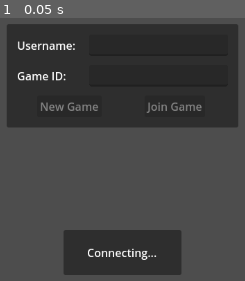
Above: before the commit, frame 1.
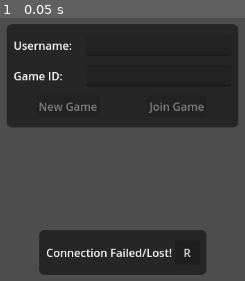
Above: after the commit, the same moment.

Repository: AndreaTerenz/TicTacToe
Game: Godot game, scene res://Main.tscn
Two runs of this game, one before a commit and one after it. Both use one fixed random seed, a clock stepped at 60 frames per second and the inputs below.
Inputs:
- Up to frame 1 (0.05 s): no input

The runs differ from the first frame. In frame 1, 6.0% of the frame differs, in the area x 2-98%, y 2-98%.

Commit message:
Way better netcode

Diff:
--- a/Globals.gd
+++ b/Globals.gd
@@ -1,4 +1,85 @@
 extends Node
 
+signal socket_connected(url)
+signal socket_closed(code, reason)
+signal socket_received(data)
+signal socket_connect_failed
+
+var hostname := "127.0.0.1:5000"
+var ws_route := "/game-socket"
+# False only for local server
+var wss := false
+
+var in_game_scn := preload("res://InGame.tscn")
 var username := ""
 var lobby_id := ""
+var players : Array = []
+var awaiting_ok := false
+var socket := WebSocket.new()
+
+func _ready():
+	print("ONGABONGA")
+
+	socket.autoconnect_mode = WebSocket.AUTOCONNECT_MODE.PARENT_READY
+	add_child(socket)
+
+	socket.host = hostname
+	socket.route = ws_route
+	socket.use_WSS = wss
+
+	socket.connected.connect(_on_web_socket_connected)
+	socket.closed.connect(_on_web_socket_closed)
+	socket.received.connect(_on_web_socket_received)
+	socket.connect_failed.connect(_on_web_socket_connect_failed)
+
+func _on_web_socket_connected(url):
+	print("Socket connected to %s" % [url])
+	socket_connected.emit(url)
+
+func _on_web_socket_closed(code, reason):
+	awaiting_ok = false
+	print("WebSocket closed with code: %d, reason '%s'. Clean: %s" % [code, reason, code != -1])
+	socket_closed.emit(code, reason)
+
+func _on_web_socket_received(data: PackedByteArray):
+	print(data)
+	if data != null and len(data) > 0:
+		socket_received.emit(data)
+		var data_str : String = data.get_string_from_ascii()
+		print("Received: %s" % data_str)
+		var data_json : Dictionary = JSON.parse_string(data_str)
+
+		if awaiting_ok:
+			awaiting_ok = false
+
+			if data_str != "":
+				Globals.lobby_id = data_json["lobby_id"]
+				Globals.players = data_json["players"]
+
+				get_tree().change_scene_to_packed(in_game_scn)
+
+func _on_web_socket_connect_failed():
+	print("Socket failed to connect to server")
+	socket_connect_failed.emit()
+
+func send_new_game(uname):
+	username = uname
+	socket.send_dict({
+		"type": "NEW_GAME",
+		"body": {
+			"user_id": username,
+		}
+	})
+	awaiting_ok = true
+
+func send_join_game(uname, lobby):
+	username = uname
+	lobby_id = lobby
+	socket.send_dict({
+		"type": "JOIN_GAME",
+		"body": {
+			"user_id": username,
+			"lobby_id": lobby_id,
+		}
+	})
+	awaiting_ok = true
--- a/InGame.tscn
+++ b/InGame.tscn
@@ -1,17 +1,31 @@
-[gd_scene load_steps=3 format=3 uid="uid://dsk2hw0maog87"]
+[gd_scene load_steps=4 format=3 uid="uid://dsk2hw0maog87"]
 
 [sub_resource type="GDScript" id="GDScript_g2x5t"]
 script/source = "extends Control
 
 @onready var id_label = %IDLabel
+@onready var players_list = %PlayersList
+@onready var web_socket = %WebSocket
+
 
 # Called when the node enters the scene tree for the first time.
 func _ready():
 	id_label.text = \"Lobby ID: %s\" % Globals.lobby_id
+
+	for p in Globals.players:
+		add_player(p)
+
+func add_player(p_name: String):
+	var lbl := Label.new()
+	lbl.text = p_name
+	players_list.add_child(lbl)
 "
 
 [sub_resource type="LabelSettings" id="LabelSettings_2td2f"]
 font_size = 28
+
+[sub_resource type="LabelSettings" id="LabelSettings_b887h"]
+font_size = 22
 
 [node name="Control" type="Control"]
 layout_mode = 3
@@ -33,14 +47,33 @@
 offset_bottom = 79.0
 grow_horizontal = 2
 
-[node name="MarginContainer" type="MarginContainer" parent="PanelContainer"]
-layout_mode = 2
-theme_override_constants/margin_left = 15
-theme_override_constants/margin_right = 15
-
-[node name="IDLabel" type="Label" parent="PanelContainer/MarginContainer"]
+[node name="IDLabel" type="Label" parent="PanelContainer"]
 unique_name_in_owner = true
 layout_mode = 2
 text = "Lobby ID: ---"
 label_settings = SubResource("LabelSettings_2td2f")
 horizontal_alignment = 1
+
+[node name="PanelContainer2" type="PanelContainer" parent="."]
+layout_mode = 1
+anchors_preset = 8
+anchor_left = 0.5
+anchor_top = 0.5
+anchor_right = 0.5
+anchor_bottom = 0.5
+offset_left = -113.0
+offset_top = -114.0
+offset_right = 113.0
+offset_bottom = 114.0
+grow_horizontal = 2
+grow_vertical = 2
+
+[node name="PlayersList" type="VBoxContainer" parent="PanelContainer2"]
+unique_name_in_owner = true
+layout_mode = 2
+
+[node name="Label" type="Label" parent="PanelContainer2/PlayersList"]
+layout_mode = 2
+text = "Players:"
+label_settings = SubResource("LabelSettings_b887h")
+horizontal_alignment = 1
--- a/Main.tscn
+++ b/Main.tscn
@@ -1,18 +1,8 @@
-[gd_scene load_steps=3 format=3 uid="uid://ddyeaimowxadd"]
-
-[ext_resource type="Script" path="res://WebSocket.gd" id="1_8onfo"]
+[gd_scene load_steps=2 format=3 uid="uid://ddyeaimowxadd"]
 
 [sub_resource type="GDScript" id="GDScript_1c0ut"]
 script/source = "extends Control
 
-@export var in_game_scn := preload(\"res://InGame.tscn\")
-@export var hostname := \"127.0.0.1:5000\"
-@export var new_game_route := \"create-lobby\"
-@export var join_game_route := \"join-lobby\"
-@export var use_HTTPS := true
-
-@onready var socket := %WebSocket
-@onready var http_req := %HTTPRequest
 @onready var username_line = %UsernameLine
 @onready var lobby_id_line = %LobbyIDLine
 @onready var new_game_btn = %NewGameBtn
@@ -26,21 +16,27 @@
 var lobby_id : String :
 	get:
 		return lobby_id_line.text
+var awaiting_ok := false
+var socket : WebSocket :
+	get:
+		return Globals.socket
 
 func _ready():
 	lockdown()
 	retry_conn_btn.visible = false
 
-	# gotta make sure
-	hostname = hostname\\
-				.trim_prefix(\"http://\")\\
-				.trim_prefix(\"https://\")
+	Globals.socket_connected.connect(
+		func (url):
+			connection_lbl.text = \"Connected!\"
+			set_editable(true)
+	)
 
-	print(hostname)
-
-	socket.host = hostname
-
-	socket.connect_socket()
+	Globals.socket_closed.connect(
+		func (code, reason):
+			retry_conn_btn.visible = true
+			connection_lbl.text = \"Connection Failed/Lost!\"
+			lockdown()
+	)
 
 func set_editable(val: bool):
 	username_line.editable = val
@@ -51,41 +47,11 @@
 	join_game_btn.disabled = true
 	set_editable(false)
 
-func _on_web_socket_connected(url):
-	print(\"Socket connected to %s\" % [url])
-	connection_lbl.text = \"Connected!\"
-	set_editable(true)
-
-func _on_web_socket_closed(code, reason):
-	print(\"WebSocket closed with code: %d, reason '%s'. Clean: %s\" % [code, reason, code != -1])
-	lockdown()
-
-func _on_web_socket_received(data):
-	if data != null and len(data) > 0:
-		print(data.get_string_from_ascii())
-
-func _on_web_socket_connect_failed():
-	print(\"Socket failed to connect to server\")
-	retry_conn_btn.visible = true
-	connection_lbl.text = \"Connection Failed!\"
-
-func _on_http_request_completed(result, response_code, headers, body: PackedByteArray):
-	print(\"HTTP request response code: %d\" % response_code)
-	var l = (body.get_string_from_ascii())
-
-	if response_code == 200:
-		Globals.username = username
-		Globals.lobby_id = l
-
-		get_tree().change_scene_to_packed(in_game_scn)
-
 func _on_new_game_btn_pressed():
-	var p := \"https\" if use_HTTPS else \"http\"
-	http_req.request(\"%s://%s/%s/%s\" % [p, hostname, new_game_route, username])
+	Globals.send_new_game(username)
 
 func _on_join_game_btn_pressed():
-	var p := \"https\" if use_HTTPS else \"http\"
-	http_req.request(\"%s://%s/%s/%s/%s\" % [p, hostname, join_game_route, username, lobby_id])
+	Globals.send_join_game(username, lobby_id)
 
 func _on_username_line_text_changed(new_text):
 	new_game_btn.disabled = (new_text == \"\")
@@ -110,16 +76,6 @@
 grow_vertical = 2
 script = SubResource("GDScript_1c0ut")
 
-[node name="WebSocket" type="Node" parent="."]
-unique_name_in_owner = true
-script = ExtResource("1_8onfo")
-route = "/echo"
-connect_on_ready = false
-use_WSS = false
-
-[node name="HTTPRequest" type="HTTPRequest" parent="."]
-unique_name_in_owner = true
-
 [node name="PanelContainer" type="PanelContainer" parent="."]
 layout_mode = 1
 anchors_preset = 8
@@ -134,60 +90,53 @@
 grow_horizontal = 2
 grow_vertical = 2
 
-[node name="MarginContainer" type="MarginContainer" parent="PanelContainer"]
-layout_mode = 2
-theme_override_constants/margin_left = 15
-theme_override_constants/margin_top = 15
-theme_override_constants/margin_right = 15
-theme_override_constants/margin_bottom = 15
-
-[node name="VBoxContainer" type="VBoxContainer" parent="PanelContainer/MarginContainer"]
+[node name="VBoxContainer" type="VBoxContainer" parent="PanelContainer"]
 layout_mode = 2
 theme_override_constants/separation = 13
 alignment = 1
 
-[node name="HBoxContainer" type="HBoxContainer" parent="PanelContainer/MarginContainer/VBoxContainer"]
+[node name="HBoxContainer" type="HBoxContainer" parent="PanelContainer/VBoxContainer"]
 layout_mode = 2
 
-[node name="Label" type="Label" parent="PanelContainer/MarginContainer/VBoxContainer/HBoxContainer"]
+[node name="Label" type="Label" parent="PanelContainer/VBoxContainer/HBoxContainer"]
 custom_minimum_size = Vector2(100, 0)
 layout_mode = 2
 text = "Username: "
 
-[node name="UsernameLine" type="LineEdit" parent="PanelContainer/MarginContainer/VBoxContainer/HBoxContainer"]
+[node name="UsernameLine" type="LineEdit" parent="PanelContainer/VBoxContainer/HBoxContainer"]
 unique_name_in_owner = true
 custom_minimum_size = Vector2(200, 0)
 layout_mode = 2
 size_flags_horizontal = 3
 clear_button_enabled = true
 
-[node name="HBoxContainer3" type="HBoxContainer" parent="PanelContainer/MarginContainer/VBoxContainer"]
+[node name="HBoxContainer3" type="HBoxContainer" parent="PanelContainer/VBoxContainer"]
 layout_mode = 2
 
-[node name="Label" type="Label" parent="PanelContainer/MarginContainer/VBoxContainer/HBoxContainer3"]
+[node name="Label" type="Label" parent="PanelContainer/VBoxContainer/HBoxContainer3"]
 custom_minimum_size = Vector2(100, 0)
 layout_mode = 2
 text = "Game ID:"
 
-[node name="LobbyIDLine" type="LineEdit" parent="PanelContainer/MarginContainer/VBoxContainer/HBoxContainer3"]
+[node name="LobbyIDLine" type="LineEdit" parent="PanelContainer/VBoxContainer/HBoxContainer3"]
 unique_name_in_owner = true
 custom_minimum_size = Vector2(200, 0)
 layout_mode = 2
 size_flags_horizontal = 3
 clear_button_enabled = true
 
-[node name="HBoxContainer4" type="HBoxContainer" parent="PanelContainer/MarginContainer/VBoxContainer"]
+[node name="HBoxContainer4" type="HBoxContainer" parent="PanelContainer/VBoxContainer"]
 layout_mode = 2
 theme_override_constants/separation = 0
 alignment = 1
 
-[node name="NewGameBtn" type="Button" parent="PanelContainer/MarginContainer/VBoxContainer/HBoxContainer4"]
+[node name="NewGameBtn" type="Button" parent="PanelContainer/VBoxContainer/HBoxContainer4"]
 unique_name_in_owner = true
 layout_mode = 2
 size_flags_horizontal = 6
 text = "New Game"
 
-[node name="JoinGameBtn" type="Button" parent="PanelContainer/MarginContainer/VBoxContainer/HBoxContainer4"]
+[node name="JoinGameBtn" type="Button" parent="PanelContainer/VBoxContainer/HBoxContainer4"]
 unique_name_in_owner = true
 layout_mode = 2
 size_flags_horizontal = 6
@@ -208,23 +157,16 @@
 grow_horizontal = 2
 grow_vertical = 0
 
-[node name="MarginContainer" type="MarginContainer" parent="PanelContainer2"]
-layout_mode = 2
-theme_override_constants/margin_left = 15
-theme_override_constants/margin_top = 15
-theme_override_constants/margin_right = 15
-theme_override_constants/margin_bottom = 15
-
-[node name="HBoxContainer" type="HBoxContainer" parent="PanelContainer2/MarginContainer"]
+[node name="HBoxContainer" type="HBoxContainer" parent="PanelContainer2"]
 layout_mode = 2
 alignment = 1
 
-[node name="ConnectionStatLbl" type="Label" parent="PanelContainer2/MarginContainer/HBoxContainer"]
+[node name="ConnectionStatLbl" type="Label" parent="PanelContainer2/HBoxContainer"]
 unique_name_in_owner = true
 layout_mode = 2
 text = "Connecting..."
 
-[node name="RetryConnBtn" type="Button" parent="PanelContainer2/MarginContainer/HBoxContainer"]
+[node name="RetryConnBtn" type="Button" parent="PanelContainer2/HBoxContainer"]
 unique_name_in_owner = true
 custom_minimum_size = Vector2(35, 35)
 layout_mode = 2
@@ -232,13 +174,8 @@
 size_flags_vertical = 4
 text = "R"
 
-[connection signal="closed" from="WebSocket" to="." method="_on_web_socket_closed"]
-[connection signal="connect_failed" from="WebSocket" to="." method="_on_web_socket_connect_failed"]
-[connection signal="connected" from="WebSocket" to="." method="_on_web_socket_connected"]
-[connection signal="received" from="WebSocket" to="." method="_on_web_socket_received"]
-[connection signal="request_completed" from="HTTPRequest" to="." method="_on_http_request_completed"]
-[connection signal="text_changed" from="PanelContainer/MarginContainer/VBoxContainer/HBoxContainer/UsernameLine" to="." method="_on_username_line_text_changed"]
-[connection signal="text_changed" from="PanelContainer/MarginContainer/VBoxContainer/HBoxContainer3/LobbyIDLine" to="." method="_on_game_id_line_text_changed"]
-[connection signal="pressed" from="PanelContainer/MarginContainer/VBoxContainer/HBoxContainer4/NewGameBtn" to="." method="_on_new_game_btn_pressed"]
-[connection signal="pressed" from="PanelContainer/MarginContainer/VBoxContainer/HBoxContainer4/JoinGameBtn" to="." method="_on_join_game_btn_pressed"]
-[connection signal="pressed" from="PanelContainer2/MarginContainer/HBoxContainer/RetryConnBtn" to="." method="_on_retry_conn_btn_pressed"]
+[connection signal="text_changed" from="PanelContainer/VBoxContainer/HBoxContainer/UsernameLine" to="." method="_on_username_line_text_changed"]
+[connection signal="text_changed" from="PanelContainer/VBoxContainer/HBoxContainer3/LobbyIDLine" to="." method="_on_game_id_line_text_changed"]
+[connection signal="pressed" from="PanelContainer/VBoxContainer/HBoxContainer4/NewGameBtn" to="." method="_on_new_game_btn_pressed"]
+[connection signal="pressed" from="PanelContainer/VBoxContainer/HBoxContainer4/JoinGameBtn" to="." method="_on_join_game_btn_pressed"]
+[connection signal="pressed" from="PanelContainer2/HBoxContainer/RetryConnBtn" to="." method="_on_retry_conn_btn_pressed"]
--- a/WebSocket.gd
+++ b/WebSocket.gd
@@ -1,6 +1,12 @@
 @icon("res://WebSocket.svg")
 class_name WebSocket
 extends Node
+
+enum AUTOCONNECT_MODE {
+	NONE,
+	SELF_READY,
+	PARENT_READY
+}
 
 signal connected(url)
 signal connect_failed
@@ -10,7 +16,7 @@
 
 @export var host := "127.0.0.1"
 @export var route := "/"
-@export var connect_on_ready := true
+@export var autoconnect_mode := AUTOCONNECT_MODE.NONE
 @export var use_WSS := true
 @export_range(0, 128) var receive_limit : int = 0
 @export_range(0, 300) var connection_timeout : int = 10
@@ -37,8 +43,11 @@
 	add_child(connect_timer)
 	connect_timer.one_shot = true
 
-	if connect_on_ready:
+	if autoconnect_mode != AUTOCONNECT_MODE.NONE:
+		if autoconnect_mode == AUTOCONNECT_MODE.PARENT_READY:
+			await get_parent().ready
 		connect_socket()
+
 
 func connect_socket(h = host, r = route):
 	if socket_connected:
@@ -69,6 +78,10 @@
 		buffer.append_array(socket.get_packet())
 
 	return buffer
+
+func send_dict(dict_to_send: Dictionary):
+	var s : String = JSON.stringify(dict_to_send)
+	send_string(s)
 
 func send_string(str_to_send : String):
 	print("Sending: %s" % str_to_send)
--- /dev/null
+++ b/default_theme.tres
@@ -0,0 +1,15 @@
+[gd_resource type="Theme" load_steps=2 format=3 uid="uid://bk8pvwv0rpk0c"]
+
+[sub_resource type="StyleBoxFlat" id="StyleBoxFlat_ms0gd"]
+content_margin_left = 10.0
+content_margin_top = 10.0
+content_margin_right = 10.0
+content_margin_bottom = 10.0
+bg_color = Color(0.14902, 0.14902, 0.14902, 1)
+corner_radius_top_left = 8
+corner_radius_top_right = 8
+corner_radius_bottom_right = 8
+corner_radius_bottom_left = 8
+
+[resource]
+PanelContainer/styles/panel = SubResource("StyleBoxFlat_ms0gd")
--- a/project.godot
+++ b/project.godot
@@ -19,3 +19,7 @@
 [autoload]
 
 Globals="*res://Globals.gd"
+
+[gui]
+
+theme/custom="res://default_theme.tres"
